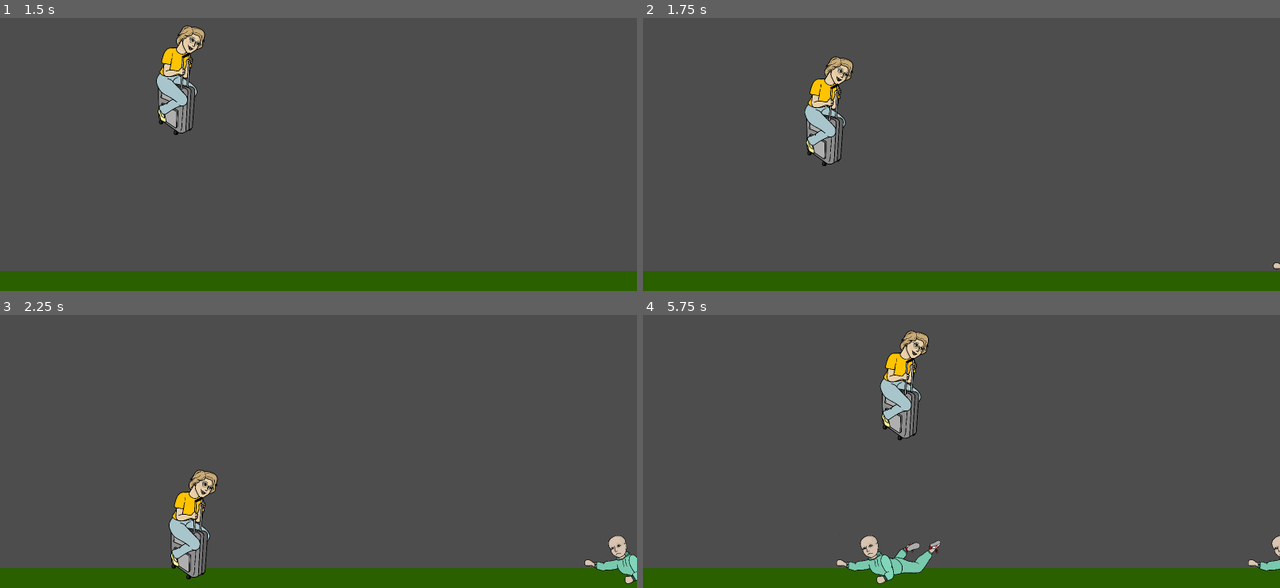
Above: before the commit, frames 1-4 (two rows, left to right).
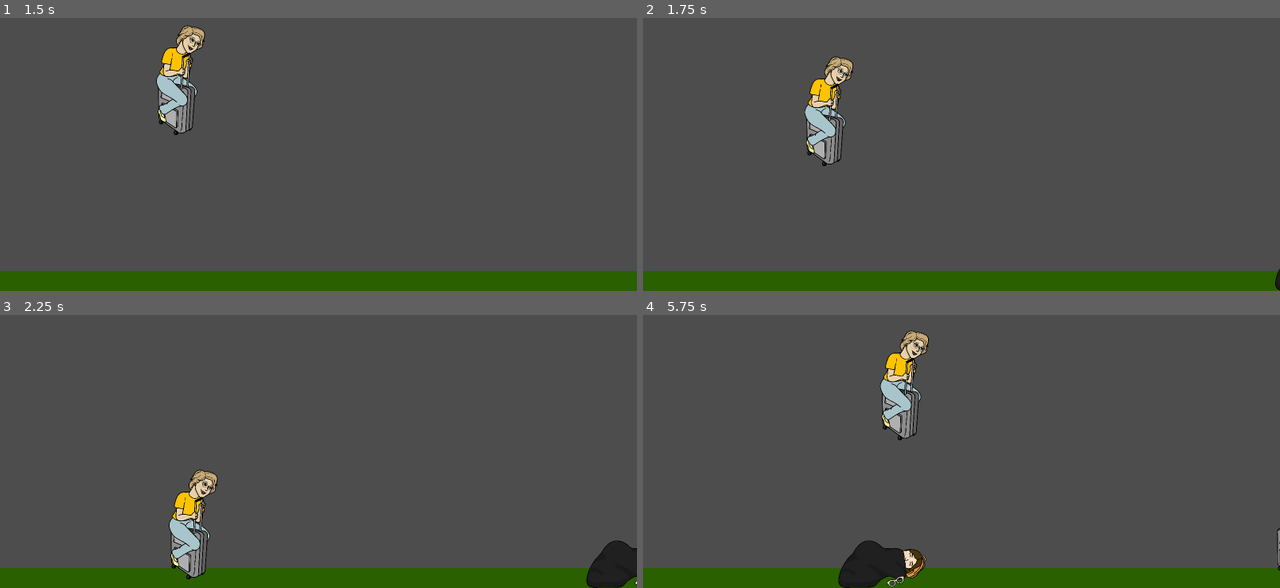
Above: after the commit, the same moments.

Repository: singerbj/bag-tag
Game: Godot game, scene res://scenes/Game.tscn
Same seed, same stepped clock (60 frames per second), same inputs: the game is played once before the commit and once after it.
Inputs (mouse positions are in pixels of both pictures, inside the frame that each line leads up to):
- Up to frame 1 (1.5 s): tap Enter at 0.5 s; move the mouse to (458, 132) at 0.52 s; hold Right (ui_right) from 0.53 s (still down); click (458, 132) at 0.67 s; tap Up (ui_up) at 0.77 s; move the mouse to (191, 162) at 1.27 s
- Up to frame 2 (1.75 s): keep holding Right (ui_right); tap Up (ui_up) at 1.52 s
- Up to frame 3 (2.25 s): move the mouse to (382, 380) at 2.02 s; release Right (ui_right) at 2.03 s
- Up to frame 4 (5.75 s): move the mouse to (929, 503) at 2.77 s; hold Right (ui_right) 2.78-4.28 s; click (929, 503) at 2.92 s; tap Up (ui_up) at 3.02, 3.77, 4.52 s; move the mouse to (1152, 486) at 3.52 s; move the mouse to (770, 402) at 4.27 s; move the mouse to (993, 446) at 5.02 s; hold Right (ui_right) from 5.03 s (still down); click (993, 446) at 5.17 s

Frame 1 is identical in both runs. In frame 2, less than 0.1% of the frame differs, in the area x 98-100%, y 89-100%; in frame 3, 1.1%; in frame 4, 2.0%, in the area x 30-100%, y 77-100%.

Commit message:
added bags!

Diff:
--- /dev/null
+++ b/scenes/bags/Backpack.tscn
@@ -0,0 +1,55 @@
+[gd_scene load_steps=9 format=3 uid="uid://b2yg3nfbrygcw"]
+
+[ext_resource type="Script" path="res://scripts/backpack.gd" id="1_efep3"]
+[ext_resource type="Texture2D" uid="uid://cfoprjoibwu6q" path="res://assets/art/backpacks/Ben.PNG" id="2_oiuxa"]
+[ext_resource type="Texture2D" uid="uid://1t4nk2chsyox" path="res://assets/art/backpacks/Bina.PNG" id="3_y0s0h"]
+[ext_resource type="Texture2D" uid="uid://b4j42pk5mmyn0" path="res://assets/art/backpacks/Dad.PNG" id="4_kd3hg"]
+[ext_resource type="Texture2D" uid="uid://c4lq30qncuvyh" path="res://assets/art/backpacks/Gill.PNG" id="5_sftl4"]
+[ext_resource type="Texture2D" uid="uid://n2ok7oq3mpc2" path="res://assets/art/backpacks/Jake.PNG" id="6_7sc3q"]
+[ext_resource type="Texture2D" uid="uid://b5e7xoo312n1o" path="res://assets/art/backpacks/Mag.PNG" id="7_2busd"]
+[ext_resource type="Texture2D" uid="uid://b66rwaqprdd4b" path="res://assets/art/backpacks/Mom.PNG" id="8_hcn0o"]
+
+[node name="Backpack" type="RigidBody2D"]
+script = ExtResource("1_efep3")
+
+[node name="BackpackSprites" type="Node2D" parent="."]
+position = Vector2(-2, 0)
+scale = Vector2(0.5, 0.5)
+
+[node name="BackpackSprite0" type="Sprite2D" parent="BackpackSprites"]
+texture = ExtResource("2_oiuxa")
+metadata/_edit_lock_ = true
+
+[node name="BackpackSprite1" type="Sprite2D" parent="BackpackSprites"]
+position = Vector2(2, 0)
+texture = ExtResource("3_y0s0h")
+metadata/_edit_lock_ = true
+
+[node name="BackpackSprite2" type="Sprite2D" parent="BackpackSprites"]
+position = Vector2(3, -1)
+texture = ExtResource("4_kd3hg")
+metadata/_edit_lock_ = true
+
+[node name="BackpackSprite3" type="Sprite2D" parent="BackpackSprites"]
+position = Vector2(2, -1)
+texture = ExtResource("5_sftl4")
+metadata/_edit_lock_ = true
+
+[node name="BackpackSprite4" type="Sprite2D" parent="BackpackSprites"]
+position = Vector2(2, 0)
+texture = ExtResource("6_7sc3q")
+metadata/_edit_lock_ = true
+
+[node name="BackpackSprite5" type="Sprite2D" parent="BackpackSprites"]
+position = Vector2(2, -1)
+texture = ExtResource("7_2busd")
+metadata/_edit_lock_ = true
+
+[node name="BackpackSprite6" type="Sprite2D" parent="BackpackSprites"]
+position = Vector2(2, 0)
+texture = ExtResource("8_hcn0o")
+metadata/_edit_lock_ = true
+
+[node name="CollisionPolygon2D" type="CollisionPolygon2D" parent="."]
+scale = Vector2(0.5, 0.5)
+polygon = PackedVector2Array(-1, -192, 32, -190, 45, -174, 62, -139, 89, -139, 112, -129, 131, -89, 147, -23, 150, 1, 164, 22, 180, 74, 180, 107, 174, 142, 153, 163, 140, 182, -138, 182, -149, 157, -174, 141, -178, 108, -167, 50, -143, -2, -138, -41, -128, -91, -107, -125, -79, -135, -53, -140, -43, -176, -30, -191)
--- /dev/null
+++ b/scenes/bags/Suitcase.tscn
@@ -0,0 +1,18 @@
+[gd_scene load_steps=3 format=3 uid="uid://dxfgcdkgg05m3"]
+
+[ext_resource type="Script" path="res://scripts/suitcase.gd" id="1_aeplr"]
+[ext_resource type="Texture2D" uid="uid://b36gt4pyabotw" path="res://assets/art/Bag.PNG" id="1_xnwgk"]
+
+[node name="Suitcase" type="RigidBody2D"]
+center_of_mass_mode = 1
+center_of_mass = Vector2(2.08167e-16, 10)
+script = ExtResource("1_aeplr")
+
+[node name="Sprite2D" type="Sprite2D" parent="."]
+scale = Vector2(0.25, 0.25)
+texture = ExtResource("1_xnwgk")
+
+[node name="CollisionPolygon2D" type="CollisionPolygon2D" parent="."]
+position = Vector2(-219, 0)
+scale = Vector2(0.25, 0.25)
+polygon = PackedVector2Array(644, 40, 584, 68, 576, 232, 580, 728, 584, 800, 1220, 804, 1264, 200, 1240, 156, 1176, 132, 1140, 128, 1176, -484, 1148, -504, 1024, -444, 992, 100)
--- a/scenes/people/Ben.tscn
+++ b/scenes/people/Ben.tscn
@@ -1,10 +1,8 @@
-[gd_scene load_steps=3 format=3 uid="uid://ddriblw3a6d3v"]
+[gd_scene load_steps=2 format=3 uid="uid://ddriblw3a6d3v"]
 
-[ext_resource type="Script" path="res://scripts/people/bina.gd" id="1_a8rir"]
 [ext_resource type="Texture2D" uid="uid://ckebqrpd33i11" path="res://assets/art/Ben.PNG" id="2_6rxg1"]
 
 [node name="Ben" type="RigidBody2D"]
-script = ExtResource("1_a8rir")
 
 [node name="Sprite2D" type="Sprite2D" parent="."]
 scale = Vector2(0.25, 0.25)
--- a/scenes/people/Bina.tscn
+++ b/scenes/people/Bina.tscn
@@ -1,10 +1,8 @@
-[gd_scene load_steps=3 format=3 uid="uid://cvxsovuddt6rm"]
+[gd_scene load_steps=2 format=3 uid="uid://cvxsovuddt6rm"]
 
-[ext_resource type="Script" path="res://scripts/people/bina.gd" id="1_vcb3y"]
 [ext_resource type="Texture2D" uid="uid://dtbnrhywal1a5" path="res://assets/art/Bina.PNG" id="2_pujrv"]
 
 [node name="Bina" type="RigidBody2D"]
-script = ExtResource("1_vcb3y")
 
 [node name="Sprite2D" type="Sprite2D" parent="."]
 scale = Vector2(0.225, 0.225)
--- a/scenes/people/Dad.tscn
+++ b/scenes/people/Dad.tscn
@@ -1,10 +1,8 @@
-[gd_scene load_steps=3 format=3 uid="uid://voc85itlvnp1"]
+[gd_scene load_steps=2 format=3 uid="uid://voc85itlvnp1"]
 
-[ext_resource type="Script" path="res://scripts/people/bina.gd" id="1_ffc0b"]
 [ext_resource type="Texture2D" uid="uid://cdjuc4h103sls" path="res://assets/art/Dad.PNG" id="2_ke4h7"]
 
 [node name="Dad" type="RigidBody2D"]
-script = ExtResource("1_ffc0b")
 
 [node name="Sprite2D" type="Sprite2D" parent="."]
 scale = Vector2(0.25, 0.25)
--- a/scenes/people/Gigi.tscn
+++ b/scenes/people/Gigi.tscn
@@ -1,10 +1,8 @@
-[gd_scene load_steps=3 format=3 uid="uid://b68y3d7j3rjyq"]
+[gd_scene load_steps=2 format=3 uid="uid://b68y3d7j3rjyq"]
 
-[ext_resource type="Script" path="res://scripts/people/bina.gd" id="1_s78ht"]
 [ext_resource type="Texture2D" uid="uid://b3rpi7ad6cs2x" path="res://assets/art/Gigi.PNG" id="2_stprv"]
 
 [node name="Gigi" type="RigidBody2D"]
-script = ExtResource("1_s78ht")
 
 [node name="Sprite2D" type="Sprite2D" parent="."]
 scale = Vector2(0.25, 0.25)
--- a/scenes/people/MagJake.tscn
+++ b/scenes/people/MagJake.tscn
@@ -1,10 +1,10 @@
 [gd_scene load_steps=3 format=3 uid="uid://ydy7rdw6cdbo"]
 
-[ext_resource type="Script" path="res://scripts/people/bina.gd" id="1_uuxxj"]
+[ext_resource type="Script" path="res://scripts/people.gd" id="1_muapd"]
 [ext_resource type="Texture2D" uid="uid://db6fsfkejlrwh" path="res://assets/art/MagJake.PNG" id="2_bxyy1"]
 
 [node name="MagJake" type="RigidBody2D"]
-script = ExtResource("1_uuxxj")
+script = ExtResource("1_muapd")
 
 [node name="Sprite2D" type="Sprite2D" parent="."]
 scale = Vector2(0.225, 0.225)
--- /dev/null
+++ b/scripts/backpack.gd
@@ -0,0 +1,22 @@
+extends GameObject
+
+class_name Backpack
+
+func _ready() -> void:
+	var backpackSprites = [
+		$BackpackSprites/BackpackSprite0,
+		$BackpackSprites/BackpackSprite1,
+		$BackpackSprites/BackpackSprite2,
+		$BackpackSprites/BackpackSprite3,
+		$BackpackSprites/BackpackSprite4,
+		$BackpackSprites/BackpackSprite5,
+		$BackpackSprites/BackpackSprite6
+	]
+
+	for backpackSprite in backpackSprites:
+		backpackSprite.hide()
+
+	backpackSprites.pick_random().show()
+
+func _process(delta: float) -> void:
+	pass
--- a/scripts/game.gd
+++ b/scripts/game.gd
@@ -2,13 +2,14 @@
 
 
 const Player = preload("res://scripts/player.gd")
-#const game_object_scene = preload("res://scenes/GameObject.tscn")
 const game_object_scenes = [
 	preload("res://scenes/people/Bina.tscn"),
 	preload("res://scenes/people/Ben.tscn"),
 	preload("res://scenes/people/Dad.tscn"),
 	preload("res://scenes/people/Gigi.tscn"),
 	preload("res://scenes/people/MagJake.tscn"),
+	preload("res://scenes/bags/Backpack.tscn"),
+	preload("res://scenes/bags/Suitcase.tscn")
 ]
 
 const MIN_GAME_OBJECT_SPAWN_DELAY = 2.5
--- /dev/null
+++ b/scripts/people.gd
@@ -0,0 +1,6 @@
+extends GameObject
+
+class_name People
+
+func _process(delta: float) -> void:
+	pass
--- a/scripts/people/bina.gd
+++ b/scripts/suitcase.gd
@@ -1,4 +1,6 @@
 extends GameObject
+
+class_name Suitcase
 
 func _process(delta: float) -> void:
 	pass
